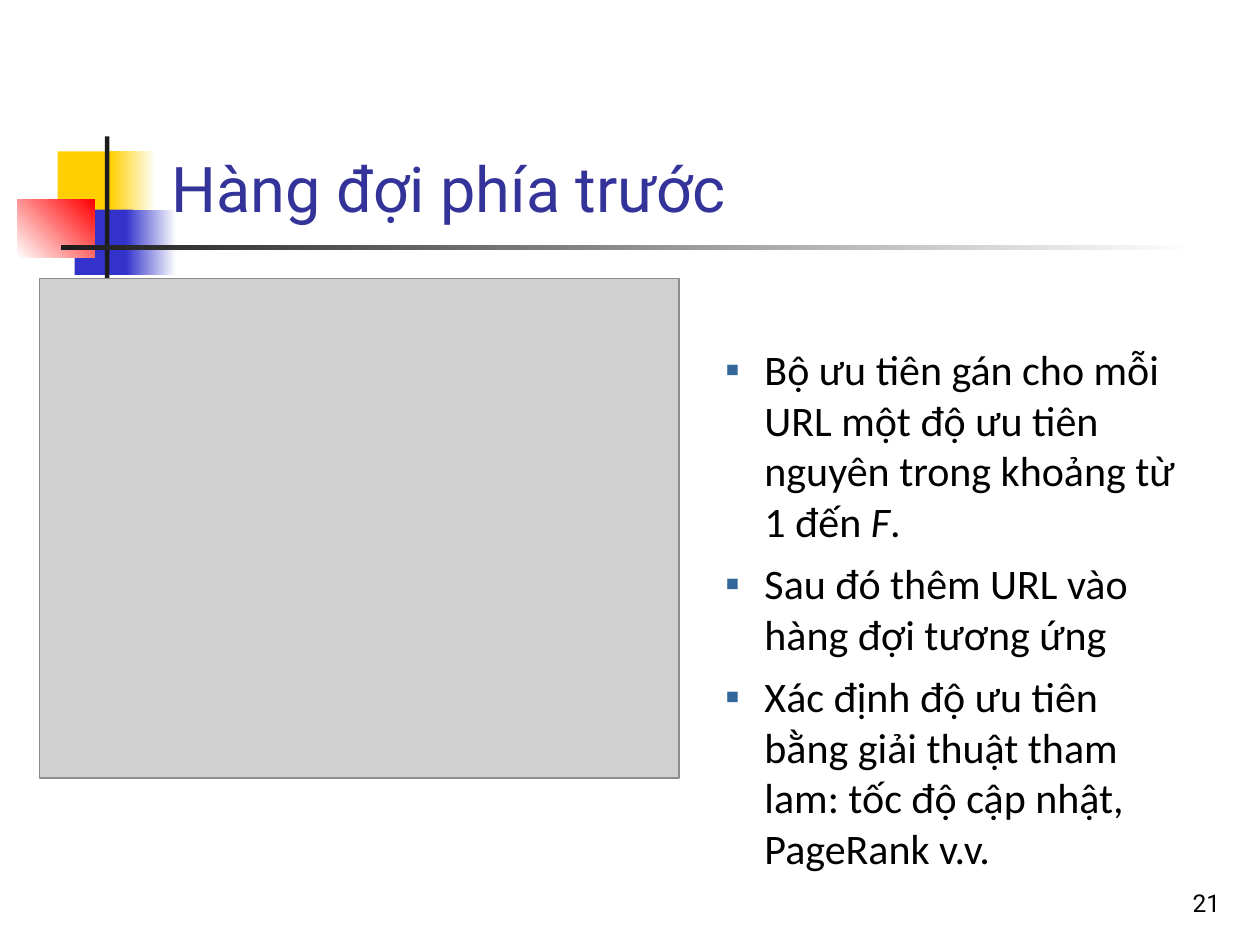
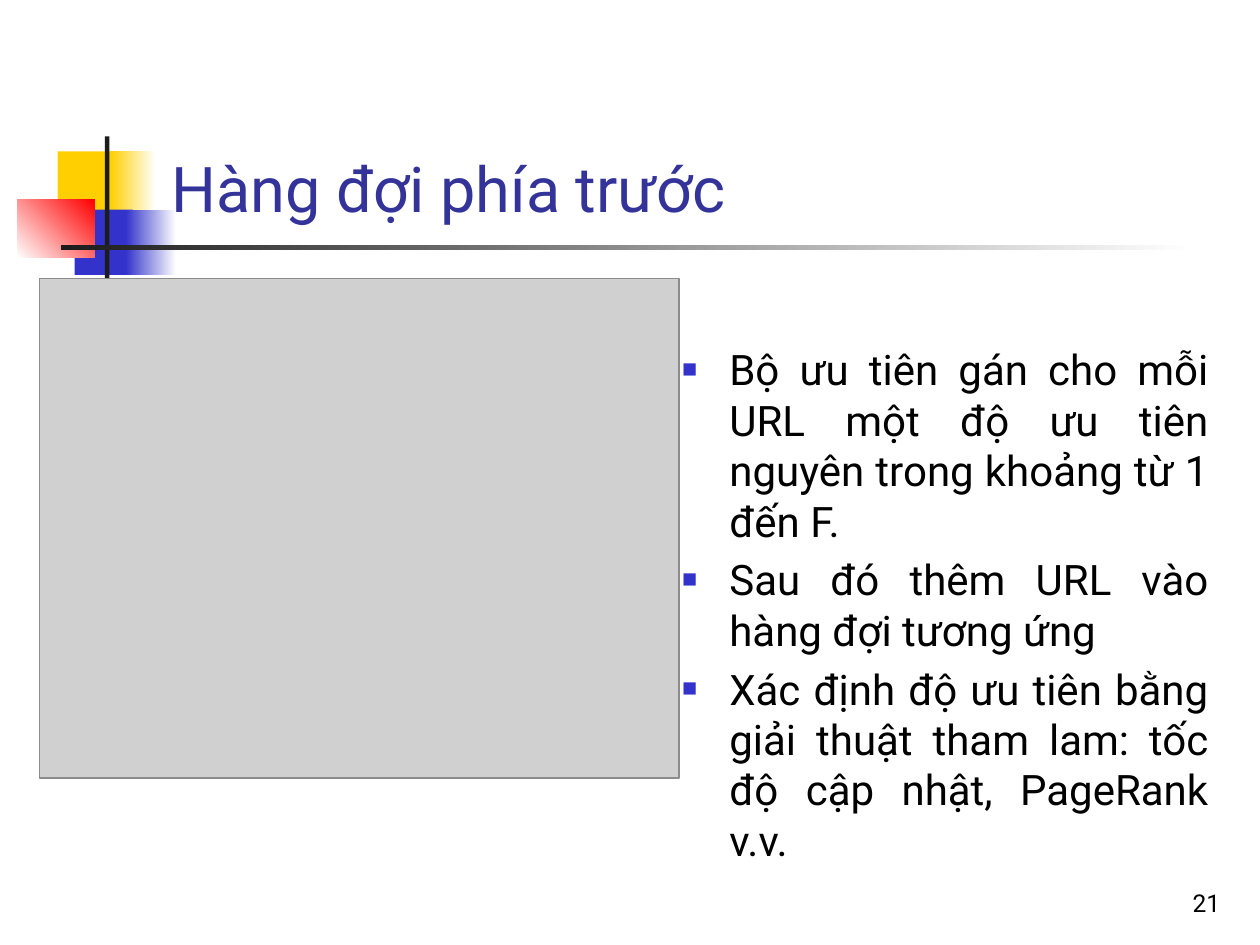
Before and after one commit to nguyenkhanhthien/IT4853, a slide deck: slide 21 of Bai 23 Thu thap du lieu.pptx. Drawn at 1260x945 pixels with LibreOffice and Linux fonts; fonts in the diff are those of the drawing; grey boxes stand for pictures. Boxes give left, top, right and bottom in pixels: in the first picture for what was removed or moved away, otherwise in the second. Text is boxed around its words. In the diff, an @@ line names an element or a change of style, - is before the commit and + after.

```diff
--- a/Bai 23 Thu thap du lieu.pptx
+++ b/Bai 23 Thu thap du lieu.pptx
@@ text "Bộ ưu tiên gán cho ...": place and size @@
-text "Bộ ưu tiên gán cho ..." at [764, 351, 1174, 872]
+text "Bộ ưu tiên gán cho ..." at [729, 350, 1209, 857]
@@ text "Bộ ưu tiên gán cho ..." at [729, 350, 1209, 857]: font Calibri to Roboto; italic off in "F."; alignment left to justified; bullet ▪ to ■; list level 2 to 1 in "Bộ ưu tiên gán cho ..."; bullet colour #336699 to #3333CC; list level 2 to 1 in "Sau đó thêm URL vào ..."; list level 2 to 1 in "Xác định độ ưu tiên ..." @@
```
Also in this commit, not shown: 7 other slides changed, 1 slide added, 4 other files.
